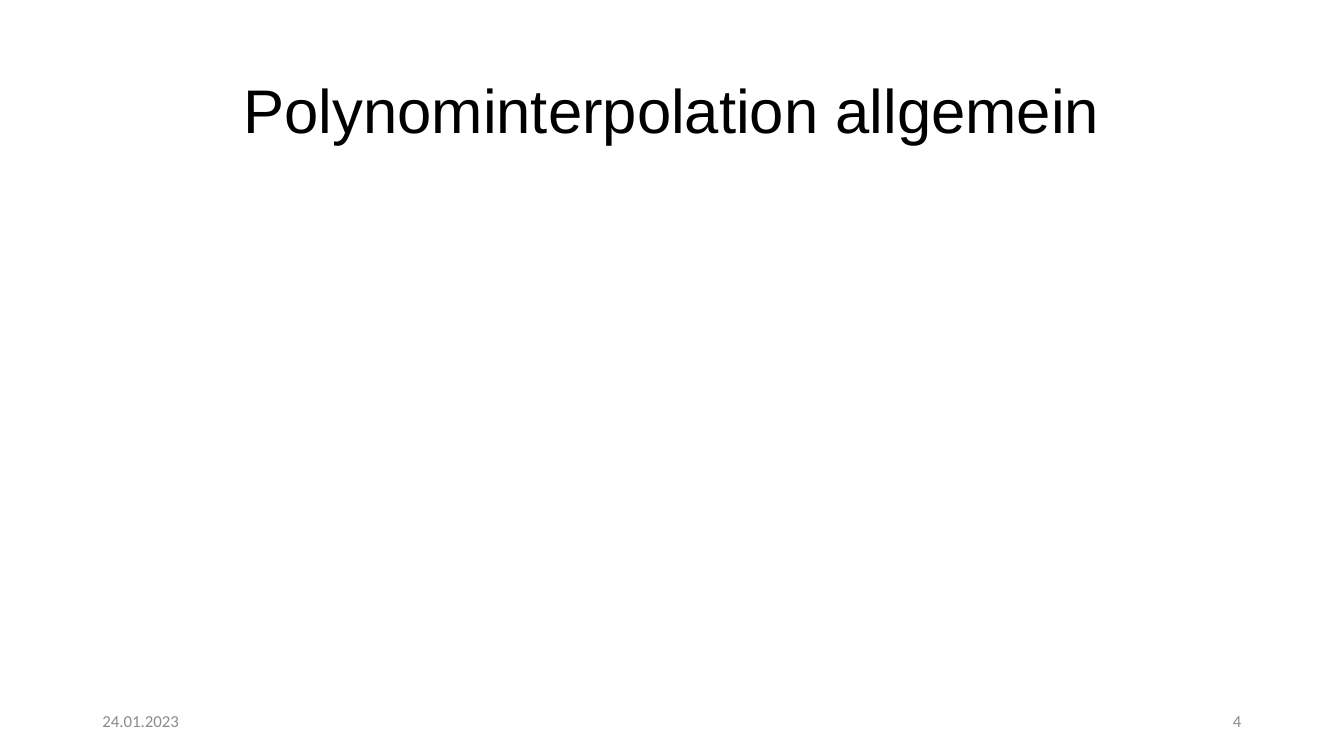
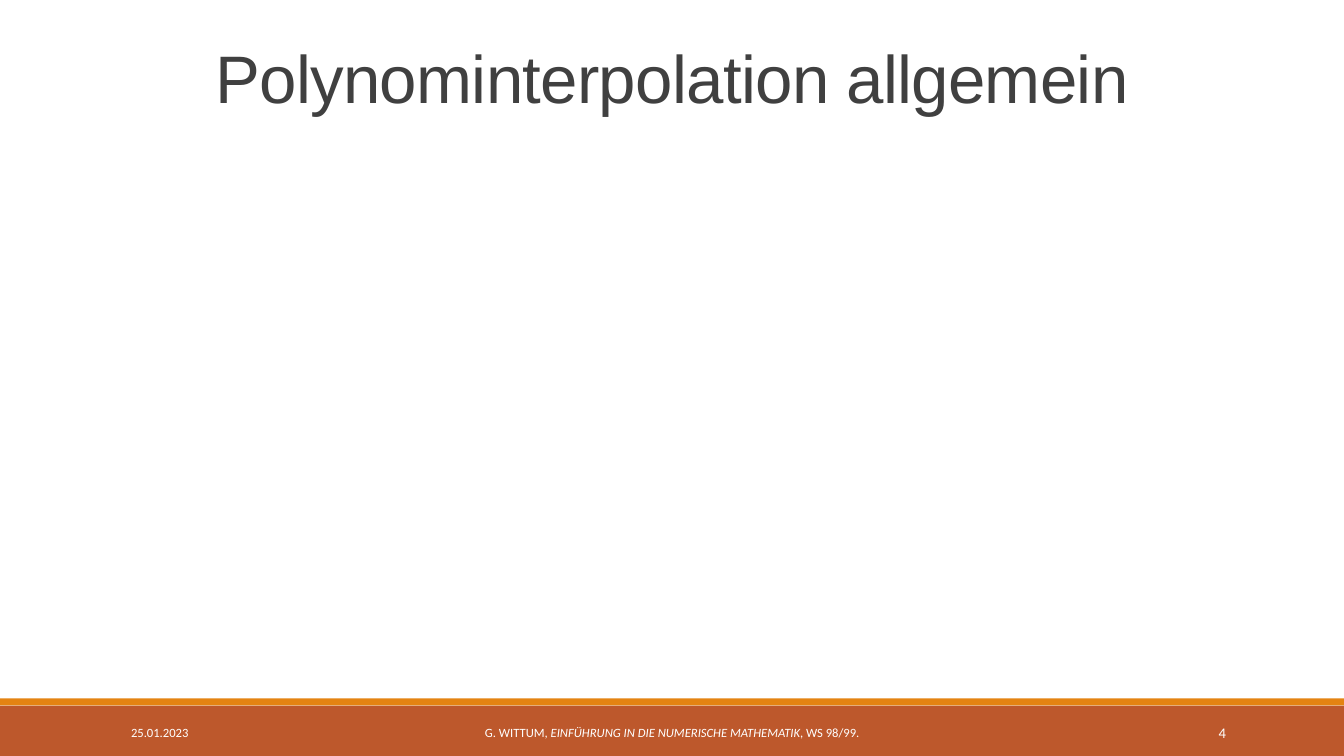
Before and after one commit to CedricBorko/Seminar-Modellierung-Polynominterpolation, a slide deck: slide 4 of Polynominterpolation.pptx. Drawn at 1344x756 pixels with LibreOffice and Linux fonts; fonts in the diff are those of the drawing; grey boxes stand for pictures. Boxes give left, top, right and bottom in pixels: in the first picture for what was removed or moved away, otherwise in the second. Text is boxed around its words. In the diff, an @@ line names an element or a change of style, - is before the commit and + after.

```diff
--- a/Polynominterpolation.pptx
+++ b/Polynominterpolation.pptx
@@ title "Polynominterpolation allgemein" moved from (x1=244, y1=88, x2=1099, y2=145) to (x1=215, y1=54, x2=1129, y2=116) @@
@@ title "Polynominterpolation allgemein" at (x1=215, y1=54, x2=1129, y2=116): size 44 to 48 pt, text colour #000000 to #404040, letter spacing 0 to -0.5 pt; line spacing 0.9 to 0.85 @@
@@ rectangle added at (x1=0, y1=706, x2=1344, y2=756), fill #BD582C @@
@@ rectangle added at (x1=0, y1=699, x2=1344, y2=706), fill #E48312 @@
@@ page number moved from (x1=1233, y1=716, x2=1241, y2=727) to (x1=1219, y1=728, x2=1226, y2=738) @@
@@ page number at (x1=1219, y1=728, x2=1226, y2=738): size 12 to 10.5 pt, text colour #8C8C8C to #FFFFFF @@
@@ text at (x1=131, y1=729, x2=188, y2=737): text changed; size 12 to 9 pt; text colour #8C8C8C to #FFFFFF @@
-24.01.2023
+25.01.2023
@@ text added at (x1=485, y1=727, x2=860, y2=739), 9 pt, text #FFFFFF, italic @@
+G. WITTUM, EINFÜHRUNG IN DIE NUMERISCHE MATHEMATIK, WS 98/99.
```
Also in this commit, not shown: 11 other slides changed, 15 slides added, 12 slides removed, 5 other files.
